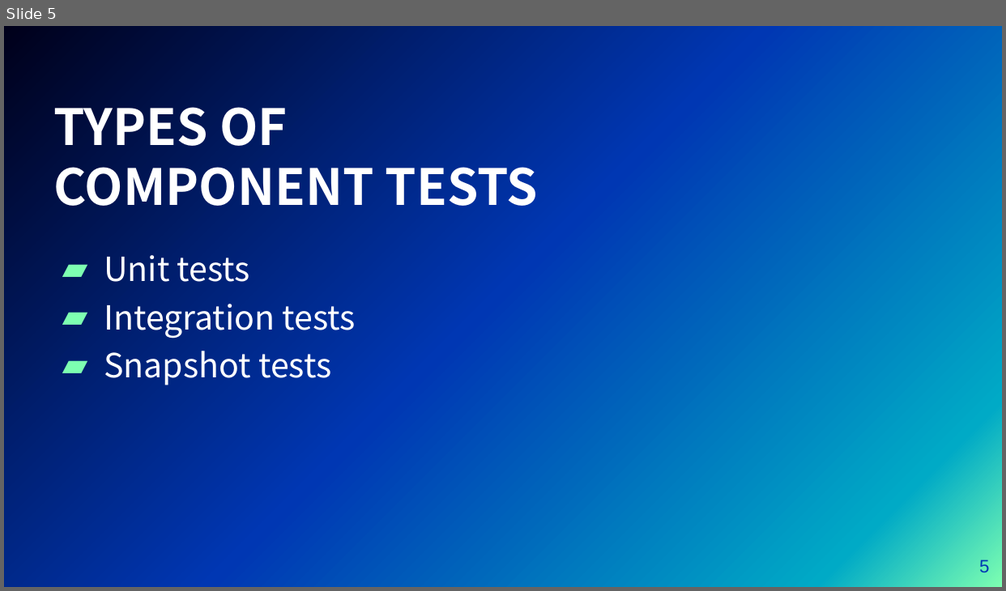
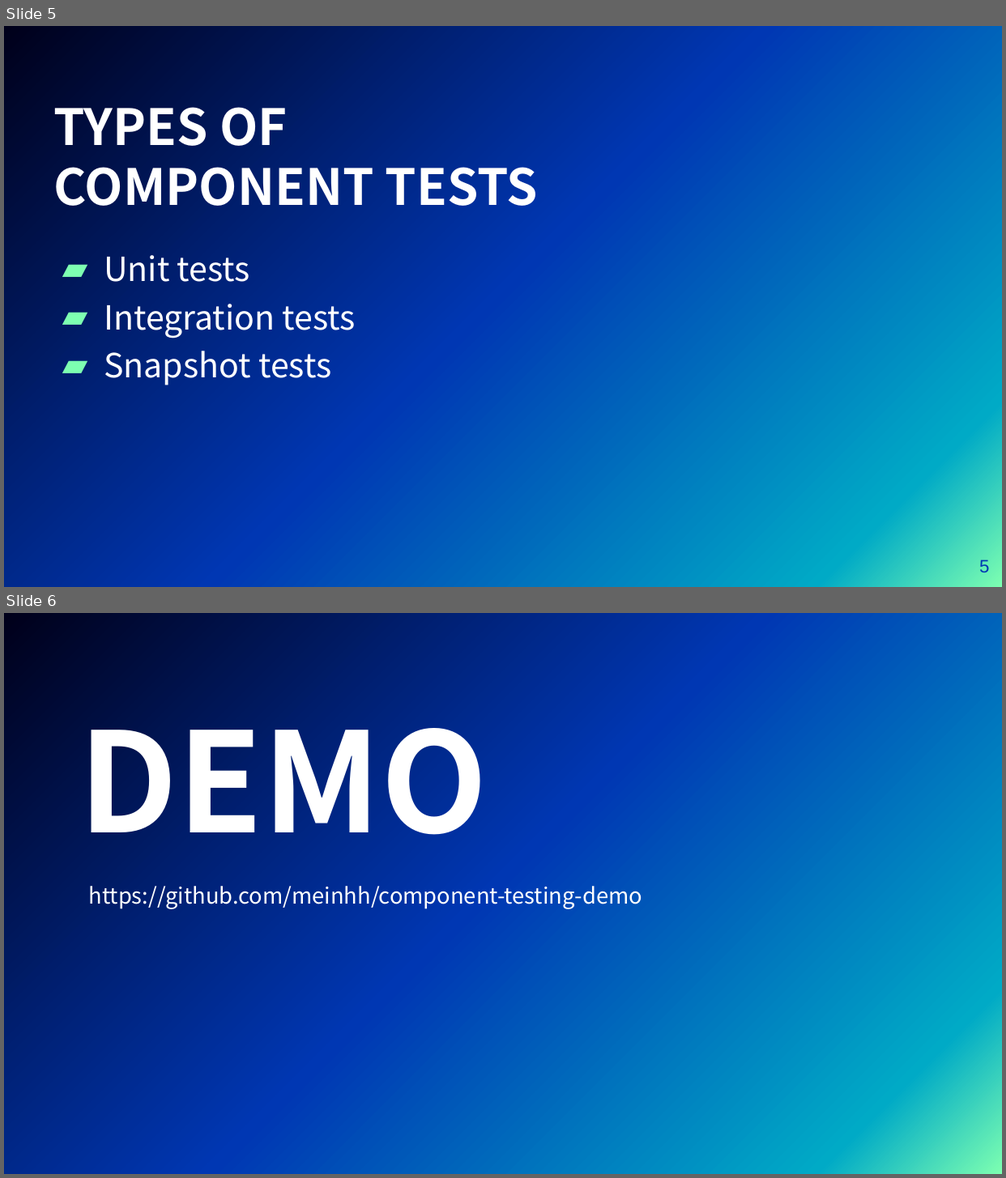
Before and after one commit to meinhh/component-testing-demo, a slide deck: presentation.pptx. Shown one above the other, each under a label of ours: slide 5 before the commit, slides 5 and 6 after it. The pictures are 1006x591 and 1006x1178 pixels, drawn with LibreOffice and Linux fonts; fonts in the diff are those of the drawing; background and template pictures are left out. Boxes give left, top, right and bottom in pixels: in the first picture for what was removed or moved away, otherwise in the second. Text is boxed around its words. In the diff, an @@ line names an element or a change of style, - is before the commit and + after.

Commit message:
presentation changes

```diff
--- a/presentation.pptx
+++ b/presentation.pptx
@@ slide 6 added at bbox=[4, 613, 1002, 1174], background picture (left out) @@
@@ title added at bbox=[79, 692, 488, 867], 100 pt, text #FFFFFF, bold @@
+DEMO
@@ text added at bbox=[89, 882, 643, 910], 16 pt, text #FFFFFF @@
+https://github.com/meinhh/component-testing-demo
```
Also in this commit, not shown: 1 other slide added, 1 slide removed.
